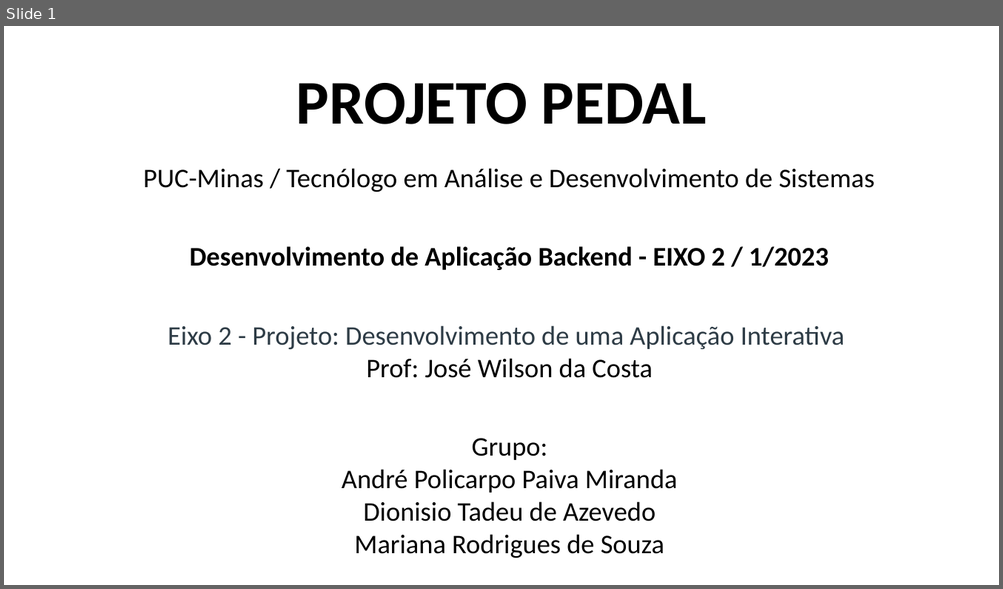
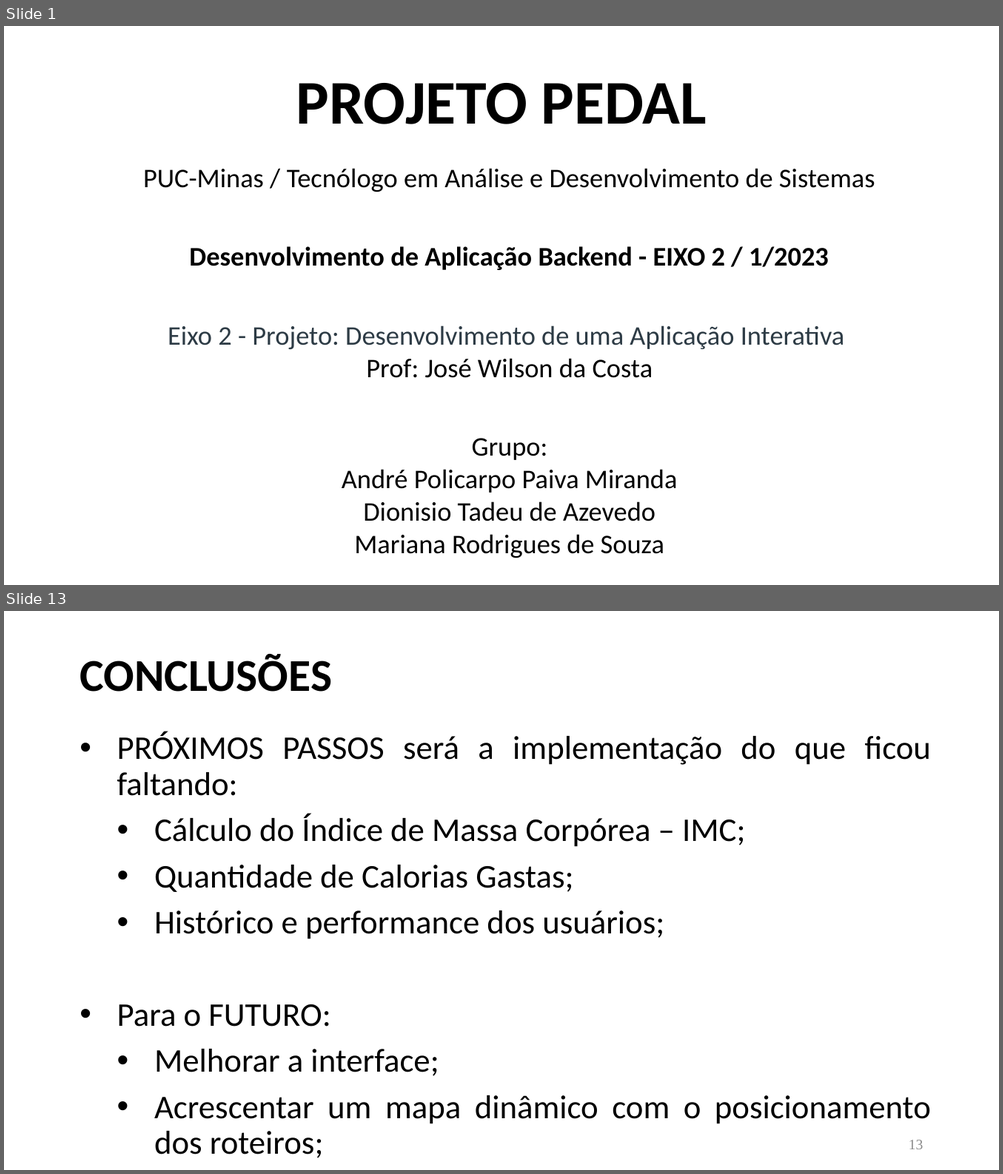
Before and after one commit to ICEI-PUC-Minas-PMV-ADS/pmv-ads-2023-1-e2-proj-int-t3-projeto-pedal-1, a slide deck: presentation/Apresentação_ProjetoPedal.pptx. Shown one above the other, each under a label of ours: slide 1 before the commit, slides 1 and 13 after it; the slides between them are not shown. The pictures are 1003x589 and 1003x1174 pixels, drawn with LibreOffice and Linux fonts; fonts in the diff are those of the drawing. Boxes give left, top, right and bottom in pixels: in the first picture for what was removed or moved away, otherwise in the second. Text is boxed around its words. In the diff, an @@ line names an element or a change of style, - is before the commit and + after.

```diff
--- a/presentation/Apresentação_ProjetoPedal.pptx
+++ b/presentation/Apresentação_ProjetoPedal.pptx
@@ slide 13 added at box(4, 611, 999, 1170), background #FFFFFF @@
@@ text added at box(79, 654, 332, 692), 44 pt, text #000000, bold @@
+CONCLUSÕES
@@ text added at box(117, 732, 930, 1125), 32 pt, text #000000 @@
+• PRÓXIMOS PASSOS será a implementação do que ficou faltando:
+  • Cálculo do Índice de Massa Corpórea – IMC;
+  • Quantidade de Calorias Gastas;
+  • Histórico e performance dos usuários;
+• Para o FUTURO:
+  • Melhorar a interface;
+  • Acrescentar um mapa dinâmico com o posicionamento dos roteiros;
@@ page number added at box(908, 1140, 923, 1150), 14 pt, text #8B8B8B @@
+13
```
Also in this commit, not shown: 10 slides changed, 4 other slides added, 2 slides removed.
